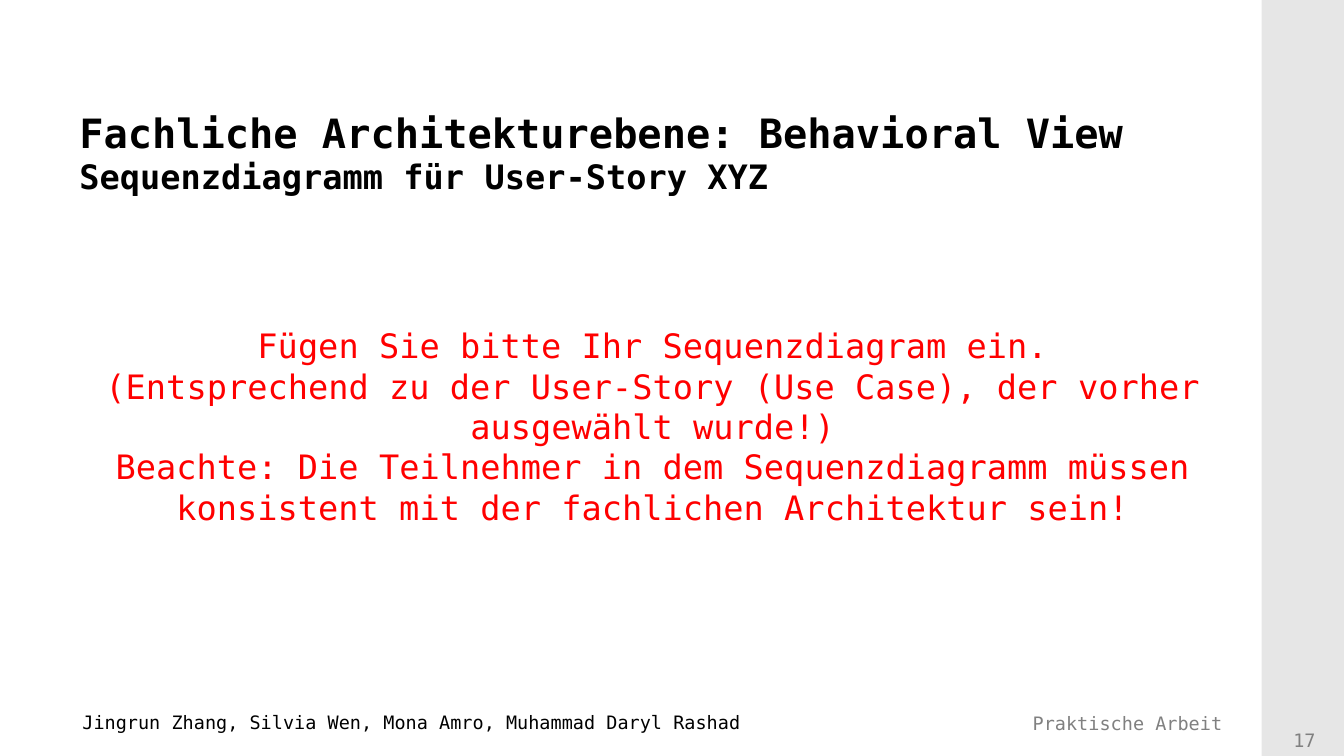
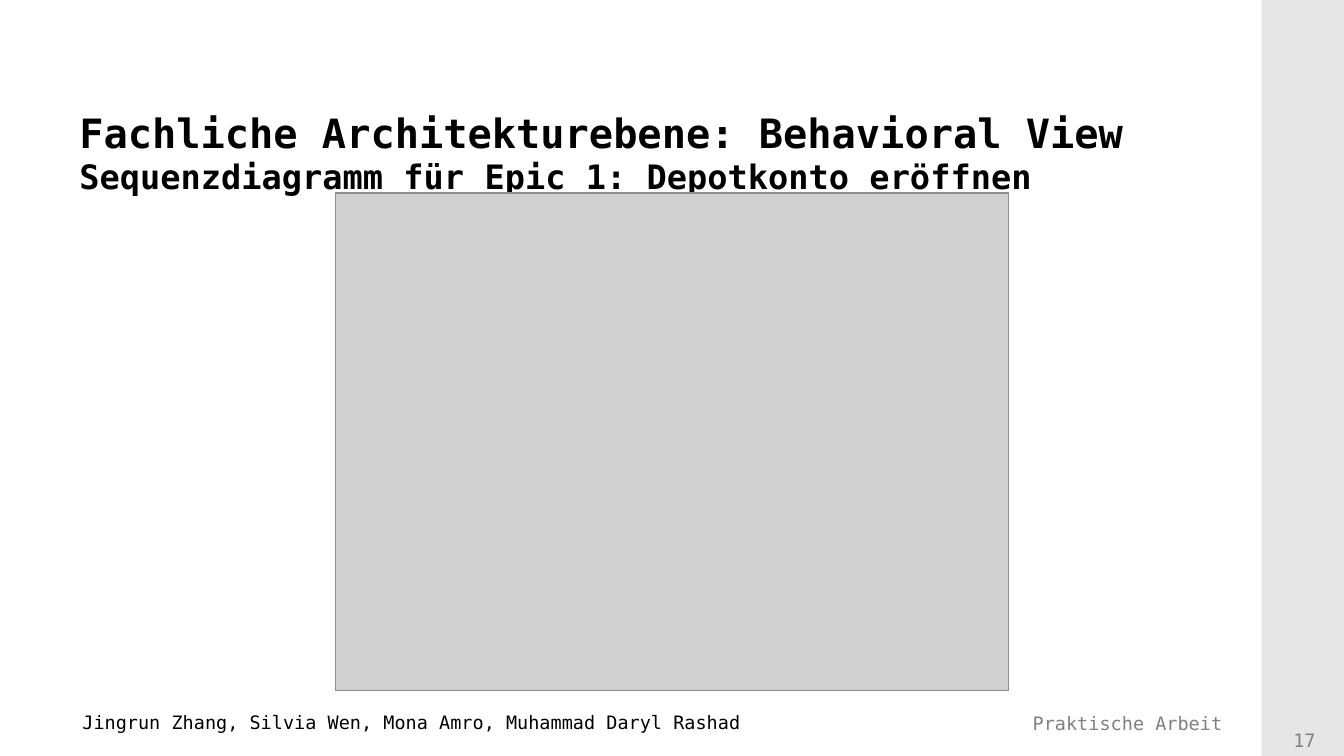
Before and after one commit to Mufasaxi/SimpleBank, a slide deck: slide 17 of architecture/Vorlage_Praesentation_2022 _2_2_OOD.pptx. Drawn at 1344x756 pixels with LibreOffice and Linux fonts; fonts in the diff are those of the drawing; grey boxes stand for pictures; background and template pictures are left out. Boxes give left, top, right and bottom in pixels: in the first picture for what was removed or moved away, otherwise in the second. Text is boxed around its words. In the diff, an @@ line names an element or a change of style, - is before the commit and + after.

```diff
--- a/architecture/Vorlage_Praesentation_2022 _2_2_OOD.pptx
+++ b/architecture/Vorlage_Praesentation_2022 _2_2_OOD.pptx
@@ title at [79,115,1123,197]: text changed; size 24 to 20 pt @@
-Fachliche Architekturebene: Behavioral View
-Sequenzdiagramm für User-Story XYZ
+Fachliche Architekturebene: Behavioral View
+Sequenzdiagramm für Epic 1: Depotkonto eröffnen
@@ picture added at [335,194,1009,691] @@
@@ text removed at [105,332,1200,521] @@
-Fügen Sie bitte Ihr Sequenzdiagram ein.
-(Entsprechend zu der User-Story (Use Case), der vorher ausgewählt wurde!)
-Beachte: Die Teilnehmer in dem Sequenzdiagramm müssen konsistent mit der fachlichen Architektur sein!
```
Also in this commit, not shown: 4 other slides changed, 8 other files.
